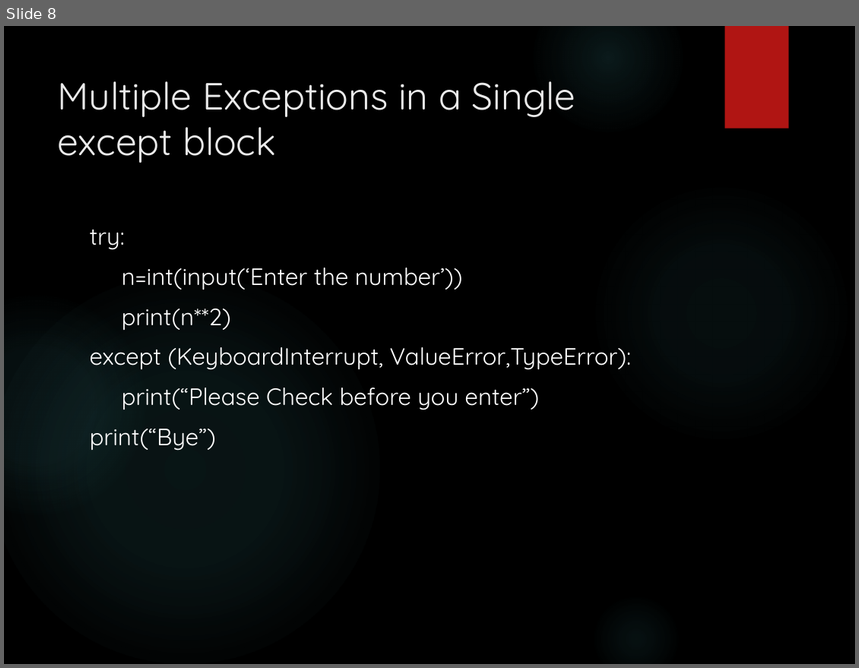
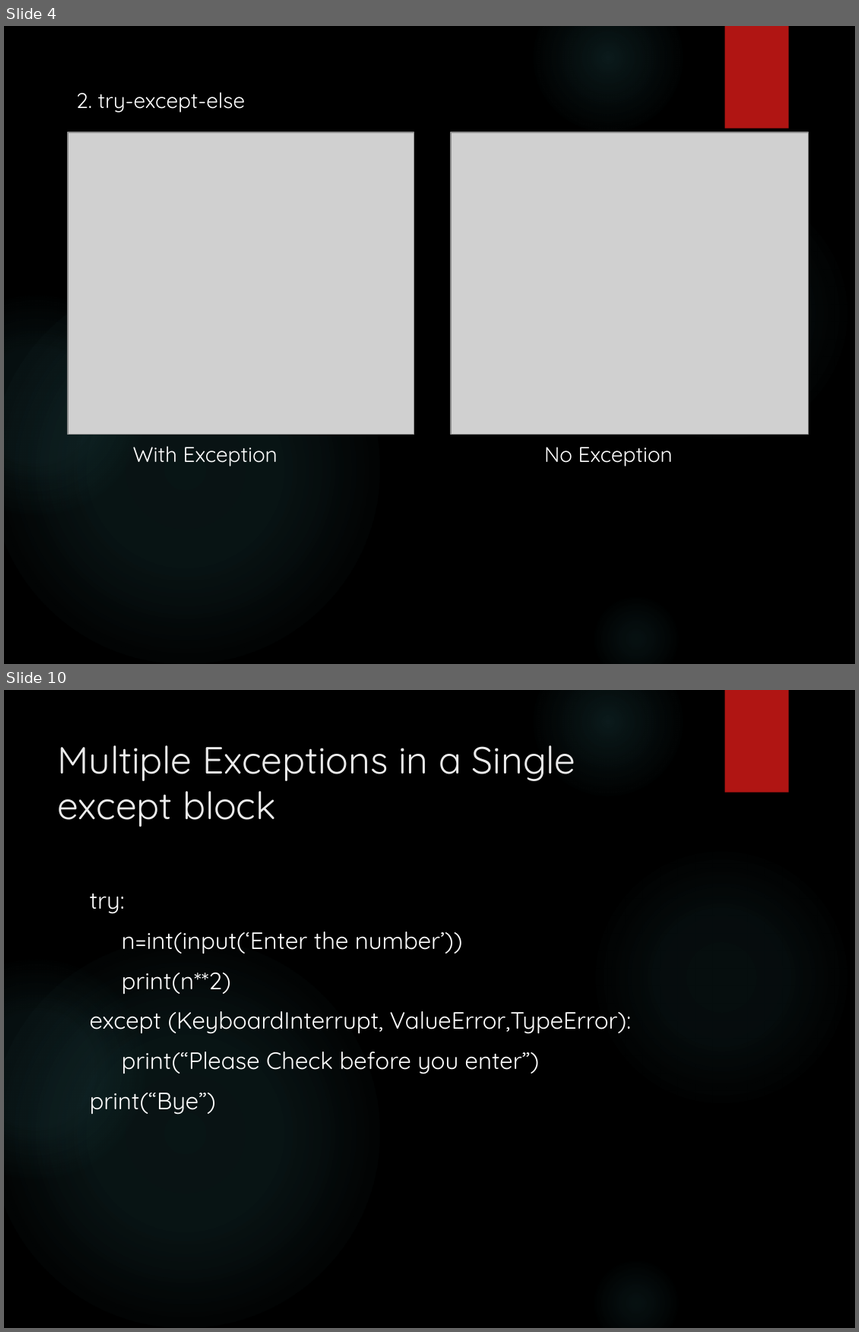
Before and after one commit to GLA-Python/python3.10.0, a slide deck: Topicwise PDF/Exception Handling.pptx. Shown one above the other, each under a label of ours: slide 8 before the commit, slides 4 and 10 after it; the slides between them are not shown. The pictures are 859x668 and 859x1332 pixels, drawn with LibreOffice and Linux fonts; fonts in the diff are those of the drawing; grey boxes stand for pictures; background and template pictures are left out. Boxes give left, top, right and bottom in pixels: in the first picture for what was removed or moved away, otherwise in the second. Text is boxed around its words. In the diff, an @@ line names an element or a change of style, - is before the commit and + after.

```diff
--- a/Topicwise PDF/Exception Handling.pptx
+++ b/Topicwise PDF/Exception Handling.pptx
@@ slide 4 added at [4, 26, 855, 664], background picture (left out); not listed: 6 template elements that a slide beside it also shows @@
@@ text added at [76, 92, 246, 113], 18 pt, text #FFFFFF @@
+2. try-except-else
@@ picture added at [68, 132, 414, 435] @@
@@ picture added at [451, 132, 808, 435] @@
@@ text added at [133, 446, 278, 467], 18 pt, text #FFFFFF @@
+With Exception
@@ text added at [544, 447, 673, 467], 18 pt, text #FFFFFF @@
+No Exception
@@ what was slide 8 is now slide 10 @@
```
Also in this commit, not shown: 10 slides changed, 7 other slides added, 8 slides removed.
